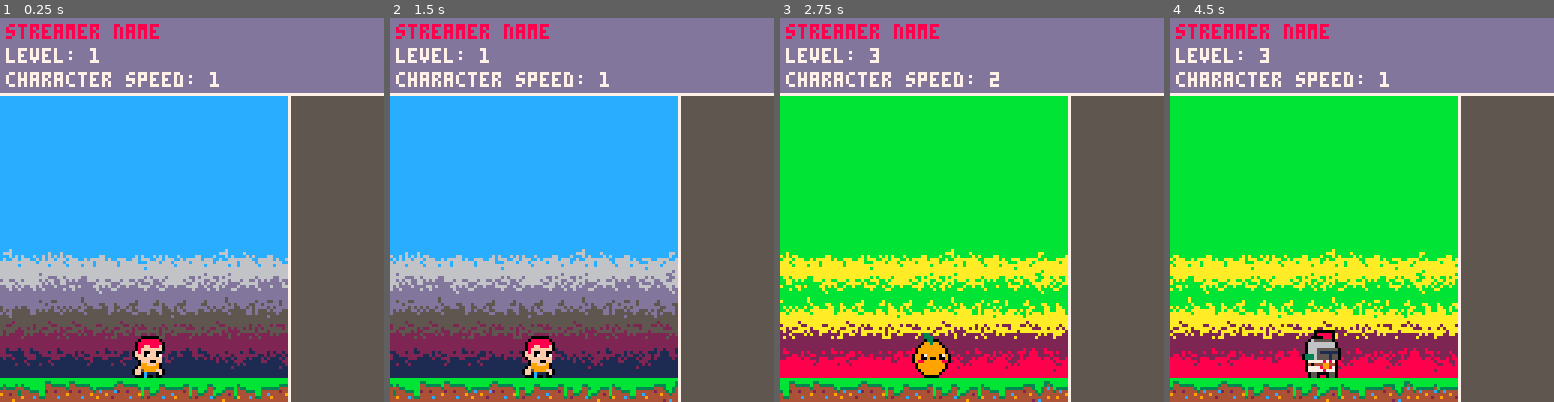
Above: before the commit, frames 1-4 (left to right).
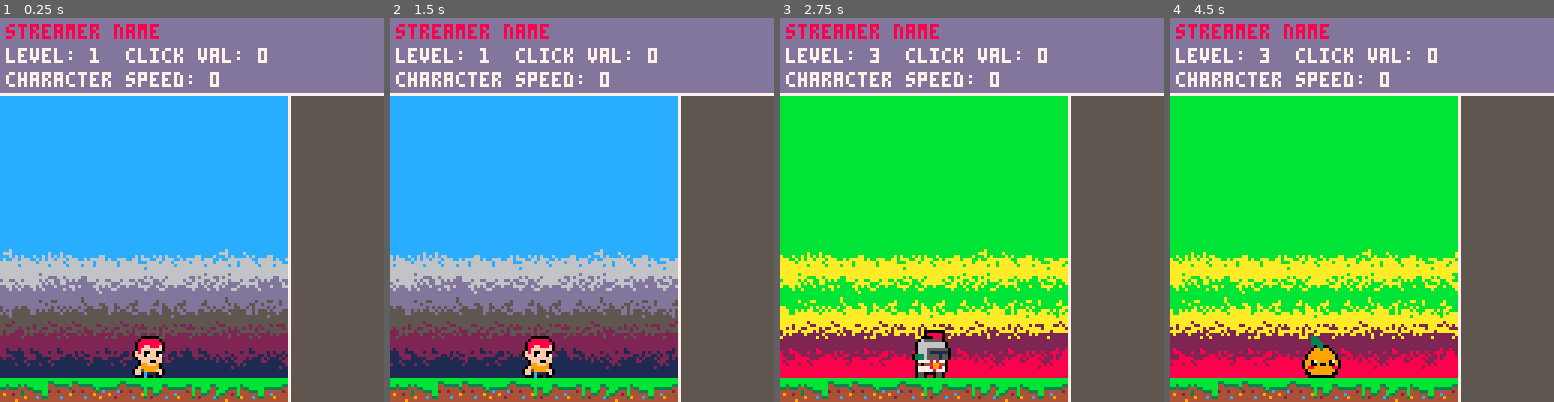
Above: after the commit, the same moments.

Repository: PxPerfectMike/idlejam
Game: PICO-8 cartridge idlejam.p8
Two runs of this game, one before a commit and one after it. Both use one fixed random seed, a clock stepped at 60 frames per second and the inputs below.
Inputs (mouse positions are in pixels of both pictures, inside the frame that each line leads up to):
- Up to frame 1 (0.25 s): no input
- Up to frame 2 (1.5 s): click (670, 121) at 0.67 s; click (436, 267) at 1.22 s
- Up to frame 3 (2.75 s): hold Right 1.6-2.1 s; click (887, 114) at 1.77 s; hold Up 2.15-2.42 s; click (952, 259) at 2.32 s; hold Right from 2.47 s (still down)
- Up to frame 4 (4.5 s): click (1404, 106) at 2.87 s; release Right at 3.03 s; hold Left 3.08-3.58 s; click (1465, 256) at 3.42 s; hold Down 3.63-3.97 s; click (1231, 102) at 3.97 s; hold Right from 4.02 s (still down)

The runs differ from the first frame. In frame 1, 1.7% of the frame differs, in the area x 0-75%, y 7-100%; in frame 2, 8.0%; in frame 3, 8.8%; in frame 4, 9.1%.

Commit message:
integrate level data speed and click contorls into main

Diff:
--- a/animation.lua
+++ b/animation.lua
@@ -3,7 +3,6 @@
 
 -- level number
 level = 1
-speed = 1
 
 -- position of the rightmost ground sprite
 rightmost_ground_x = 128
@@ -140,7 +139,7 @@
 ]]
 
 function animation(sprite)
-    local actual_speed = ground_speed_control - speed
+    local actual_speed = ground_speed_control - _levels[curr_level]:get_speed_val()
     --use speed variable here instead of animation_speed
 
     if frame % actual_speed == 0 then
--- a/main.lua
+++ b/main.lua
@@ -39,7 +39,6 @@
 
 --===============================================================
 -- math level management
-curr_level_num = 0
 curr_level = ''
 new_level = false -- flag to switch level
 --===============================================================
@@ -67,7 +66,10 @@
     control:set(
         "lmb",
         function() return stat(34) == 1 end, {
-            trigger = function() _levels[curr_level]:clicked() end
+            trigger = function()
+                _levels[curr_level]:clicked()
+                sky_speed = 1.1 ^ (_levels[curr_level]:get_speed_val() - 1) / 20
+            end
         }
     )
 
@@ -78,6 +80,7 @@
                 level -= 1
                 if (level > 5) level = 1
                 if (level < 1) level = 5
+                new_level = true
             end
         }
     )
@@ -89,34 +92,7 @@
                 level += 1
                 if (level > 5) level = 1
                 if (level < 1) level = 5
-            end
-        }
-    )
-
-    control:set(
-        "up_arrow",
-        function() return btn(2) end, {
-            trigger = function()
-                speed += 1
-                if (speed > max_speed) speed = 1
-                if (speed < 1) speed = max_speed
-                -- Here's the updated mapping for sky_speed.
-                -- We raise 1.1 to the power of (speed - 1), and then divide by 20 to get the range we want.
-                sky_speed = 1.1 ^ (speed - 1) / 20
-            end
-        }
-    )
-
-    control:set(
-        "down_arrow",
-        function() return btn(3) end, {
-            trigger = function()
-                speed -= 1
-                if (speed > max_speed) speed = 1
-                if (speed < 1) speed = max_speed
-                -- Here's the updated mapping for sky_speed.
-                -- We raise 1.1 to the power of (speed - 1), and then divide by 20 to get the range we want.
-                sky_speed = 1.1 ^ (speed - 1) / 20
+                new_level = true
             end
         }
     )
@@ -209,7 +185,7 @@
     level_clicked = 0
     idle_subs = 0
 
-    curr_level = _levels.names[curr_level_num + 1]
+    curr_level = _levels.names[level]
     click_val = 0
 
     roll()
@@ -302,12 +278,17 @@
     if new_level then
         set_new_level()
     end
+
+    -- update current level
+    _levels[curr_level]:update()
+    -- 4
+
     -- 3
     --[[
     character_switch()
     speed_switch()
     ]]
-    animation(character_table[level].frames, speed)
+    animation(character_table[level].frames, _levels[curr_level]:get_speed_val())
 
     if level ~= prev_level then
         -- Indicate that a background transition is needed
@@ -318,8 +299,7 @@
     bg_transition()
 
     -- Increase timer by frame duration
-    chat_spawn_timer += 1 / 30
-    -- assuming 30 frames per second
+    chat_spawn_timer += _dt
 
     -- Check if it's time to possibly spawn a new chat sprite
     if chat_spawn_timer >= chat_spawn_interval then
@@ -341,10 +321,6 @@
         end
     end
 
-    -- update current level
-    _levels[curr_level]:update()
-    -- 4
-
     -- clear clicked
     controls:reset()
     --5
@@ -352,6 +328,8 @@
 
 function _draw()
     cls()
+
+    local speed = _levels[curr_level]:get_speed_val()
 
     -- draw sky sprites
     for i, s in pairs(sky) do
@@ -396,4 +374,6 @@
     print("streamer name", 2, 2, 8)
     print("level: " .. level, 2, 10, 7)
     print("character speed: " .. speed, 2, 18, 7)
-end
+
+    print("click val: " .. click_val, 4 * 10 + 2, 10)
+end
--- a/testlevels.lua
+++ b/testlevels.lua
@@ -176,18 +176,18 @@
 end
 
 function tl_draw()
-    local _level = _levels[curr_level]
+    local __level = _levels[curr_level]
 
     print('level: ' .. curr_level, 7)
 
     print('click value', 4, 6)
     print('CUR: ' .. click_val)
-    print('MAX: ' .. _level.click_threshold * speed_levels)
-    print('POW: ' .. cpus * (1 + _level.cpu_benefit))
-    print('BASE: ' .. _level:get_base_val())
-    print('THLD: ' .. _level.click_threshold)
-
-    local speed_val = _level:get_speed_val()
+    print('MAX: ' .. __level.click_threshold * speed_levels)
+    print('POW: ' .. cpus * (1 + __level.cpu_benefit))
+    print('BASE: ' .. __level:get_base_val())
+    print('THLD: ' .. __level.click_threshold)
+
+    local speed_val = __level:get_speed_val()
 
     local speed_val_txt = '\nspd LVL: ' .. speed_val .. '\n['
 
@@ -204,10 +204,10 @@
     print(speed_val_txt)
     print('viewers: ' .. curr_viewers)
     print('chance: ' .. chance)
-    print('sub val: ' .. _level:get_base_val() + _level:get_sub_buff())
+    print('sub val: ' .. __level:get_base_val() + __level:get_sub_buff())
     print('idle subs: ' .. idle_subs)
 
-    print('[tas machines]: ' .. tas_machines .. " LVL MAX:" .. _level.tas_max, 0, 6 * 15)
+    print('[tas machines]: ' .. tas_machines .. " LVL MAX:" .. __level.tas_max, 0, 6 * 15)
     print('[cpus]: ' .. cpus)
     print('[displayed viewers]: ' .. displayed_viewers)
     print('[subscribers]: ' .. sub_count)
